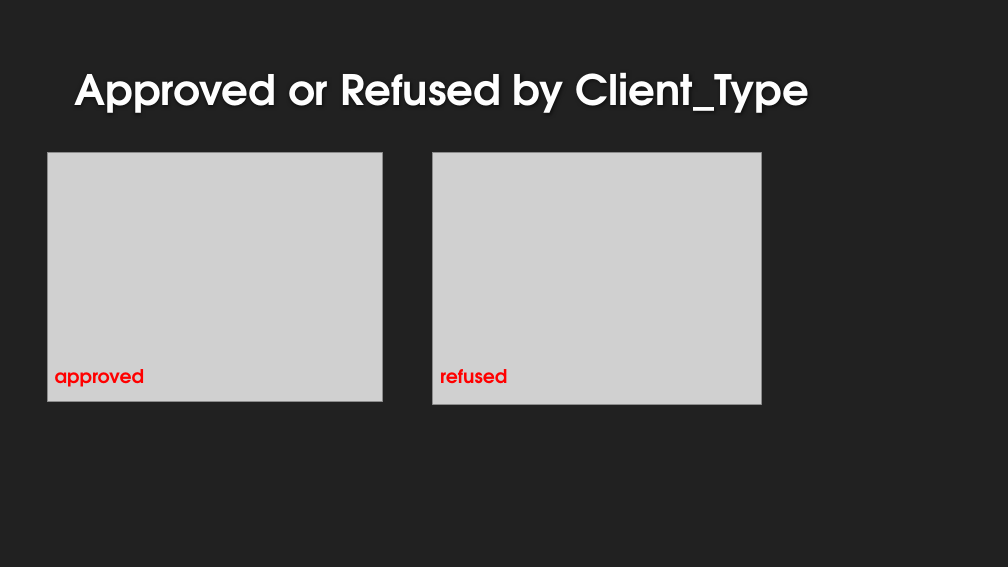
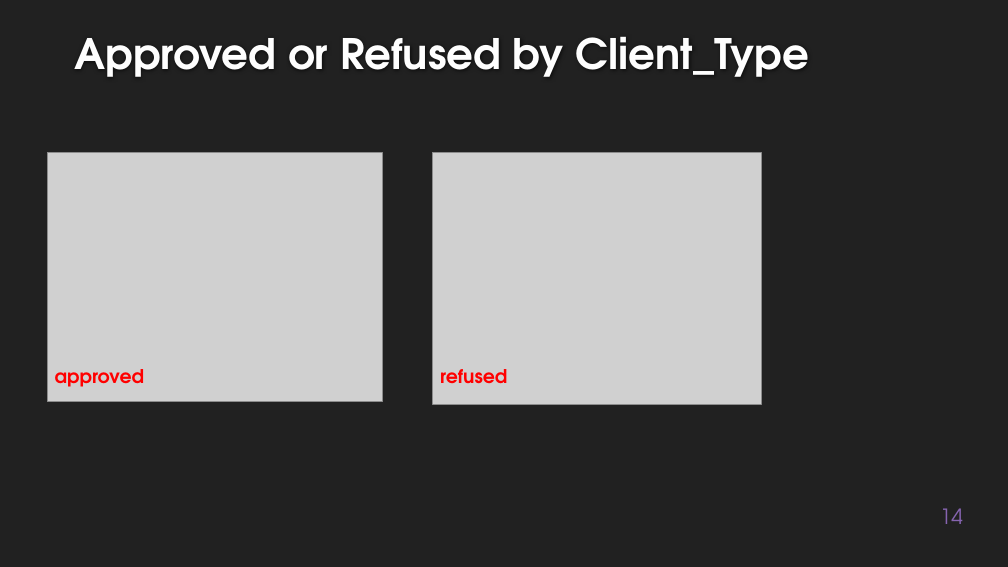
Before and after one commit to EtienneLardeur/P7_Scoring, a slide deck: slide 14 of P7_Support.pptx (slide 13 before the commit). Drawn at 1008x567 pixels with LibreOffice and Linux fonts; fonts in the diff are those of the drawing; grey boxes stand for pictures; background and template pictures are left out. Boxes give left, top, right and bottom in pixels: in the first picture for what was removed or moved away, otherwise in the second. Text is boxed around its words. In the diff, an @@ line names an element or a change of style, - is before the commit and + after.

```diff
--- a/P7_Support.pptx
+++ b/P7_Support.pptx
@@ title "Approved or Refused by Client_Type": place and size @@
-title "Approved or Refused by Client_Type" at bbox=[75, 72, 809, 113]
+title "Approved or Refused by Client_Type" at bbox=[75, 36, 809, 77]
@@ page number added at bbox=[940, 508, 963, 524], 20 pt, text #8664B0 @@
+14
```
Also in this commit, not shown: 10 other slides changed, 3 slides added, 2 slides removed.
